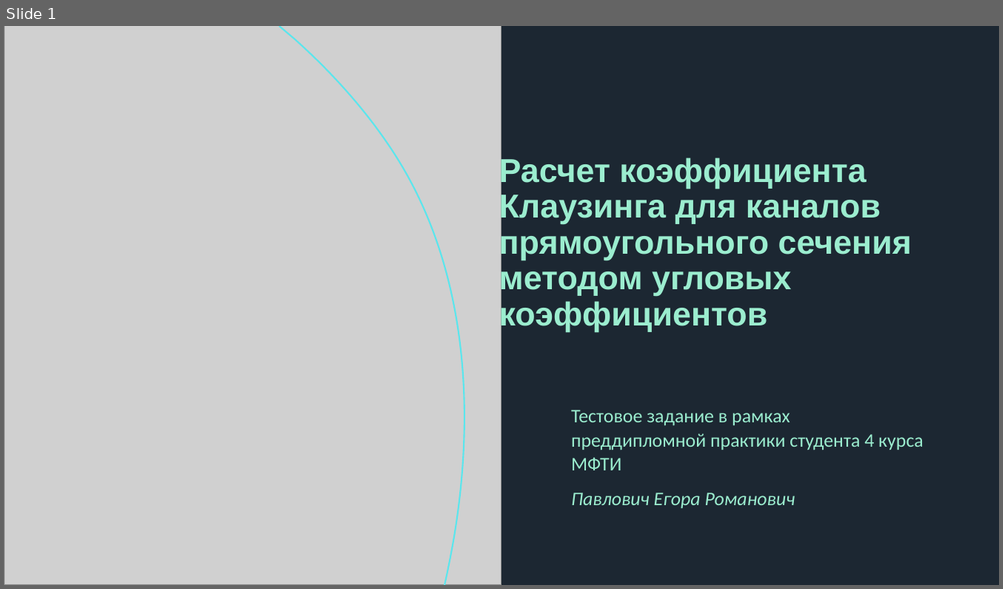
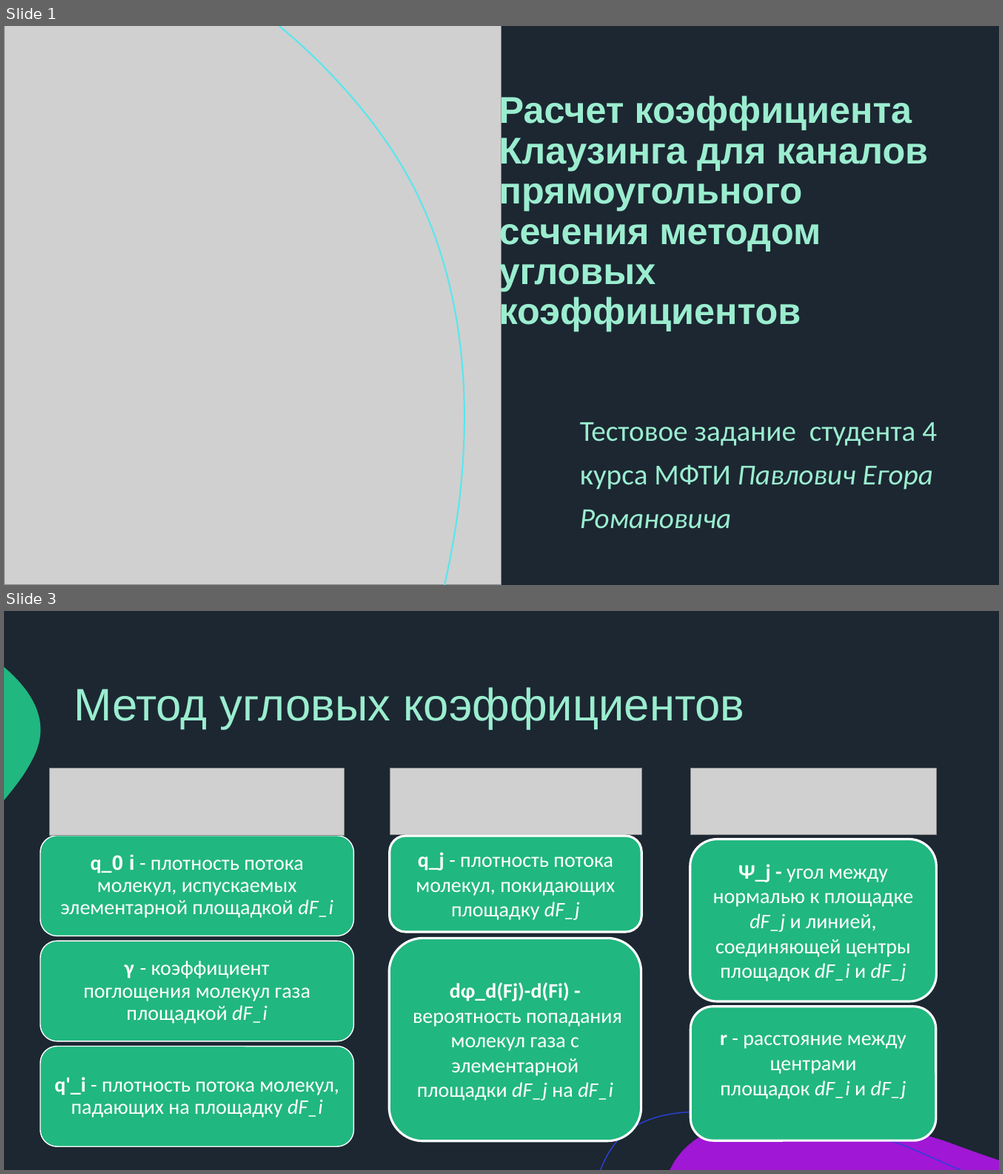
Before and after one commit to eprush/MethodOfAngularCoefficients, a slide deck: Presentation/Тестовое задание.pptx. Shown one above the other, each under a label of ours: slide 1 before the commit, slides 1 and 3 after it; the slides between them are not shown. The pictures are 1003x589 and 1003x1174 pixels, drawn with LibreOffice and Linux fonts; fonts in the diff are those of the drawing; grey boxes stand for pictures. Boxes give left, top, right and bottom in pixels: in the first picture for what was removed or moved away, otherwise in the second. Text is boxed around its words. In the diff, an @@ line names an element or a change of style, - is before the commit and + after.

```diff
--- a/Presentation/Тестовое задание.pptx
+++ b/Presentation/Тестовое задание.pptx
@@ slide 3 added at (4,611,999,1170), background #1C2732; not listed: 3 template elements that a slide beside it also shows @@
@@ title added at (74,687,744,729), 44 pt, text #9BEDCF @@
+Метод угловых коэффициентов
@@ picture added at (50,769,344,836) @@
@@ picture added at (390,769,642,834) @@
@@ picture added at (691,769,936,835) @@
@@ rounded rectangle added at (390,836,642,933), fill #21B780, outline #FFFFFF 2.25 pt, 20 pt, text #FFFFFF @@
+q_j - плотность потока молекул, покидающих площадку dF_j
@@ rounded rectangle added at (690,840,936,1002), fill #21B780, outline #FFFFFF 2.25 pt, 20 pt, text #FFFFFF @@
+Ψ_j - угол между нормалью к площадке dF_j и линией, соединяющей центры площадок dF_i и dF_j
@@ rounded rectangle added at (389,939,641,1142), fill #21B780, outline #FFFFFF 2.25 pt, 20 pt, text #FFFFFF @@
+dφ_d(Fj)-d(Fi) - вероятность попадания молекул газа с элементарной площадки dF_j на dF_i
@@ rounded rectangle added at (691,1007,936,1142), fill #21B780, outline #FFFFFF 2.25 pt, 20 pt, text #FFFFFF @@
+r - расстояние между центрами площадок dF_i и dF_j
@@ group added at (40,835,354,1147): 3 rounded rectangles, 3 texts @@
+q_0 i - плотность потока молекул, испускаемых элементарной площадкой dF_i
+γ - коэффициент поглощения молекул газа площадкой dF_i
+q'_i - плотность потока молекул, падающих на площадку dF_i
@@ slide 1 changed as well @@
@@ title "Расчет коэффициента Клаузинга для каналов ...": place and size @@
-title "Расчет коэффициента Клаузинга для каналов ..." at (499,156,911,332)
+title "Расчет коэффициента Клаузинга для каналов ..." at (499,93,928,332)
@@ title "Расчет коэффициента Клаузинга для каналов ..." at (499,93,928,332): size 32 to 36 pt @@
@@ subtitle at (580,423,936,529): text changed; size 18.5 to 28 pt @@
-Тестовое задание в рамках преддипломной практики студента 4 курса МФТИ
-Павлович Егора Романович
+Тестовое задание студента 4 курса МФТИ Павлович Егора Романовича
```
Also in this commit, not shown: 1 other slide changed, 3 other slides added, 1 slide removed, 14 other files.
